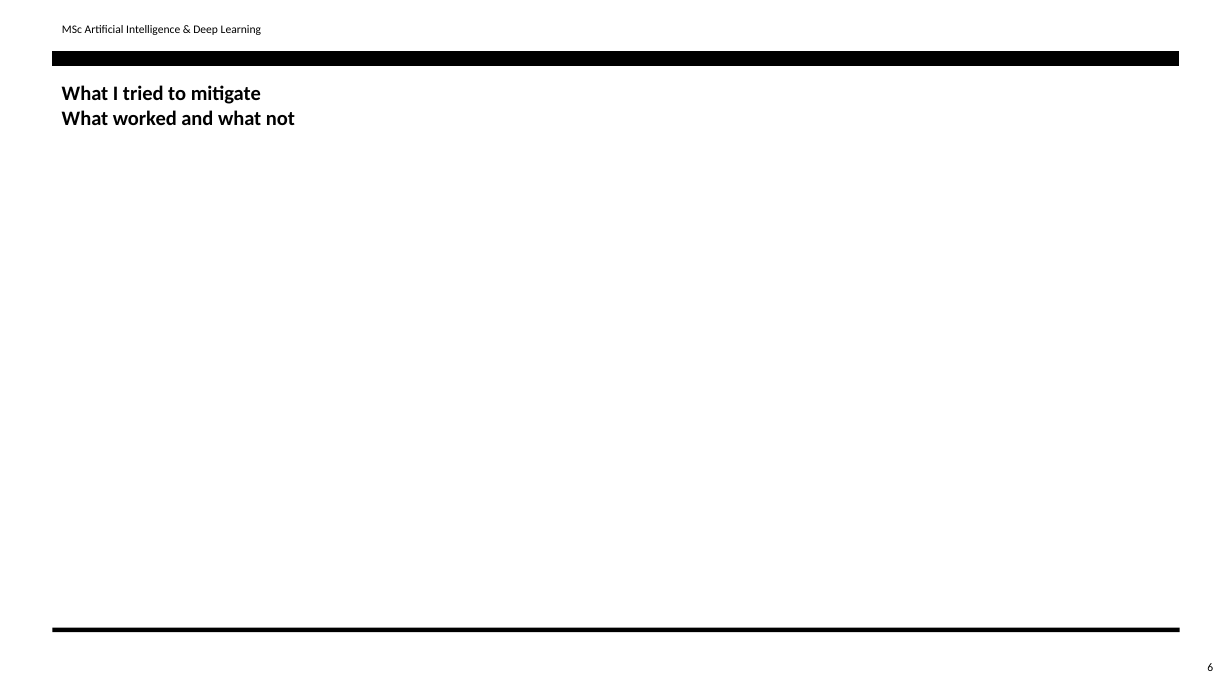
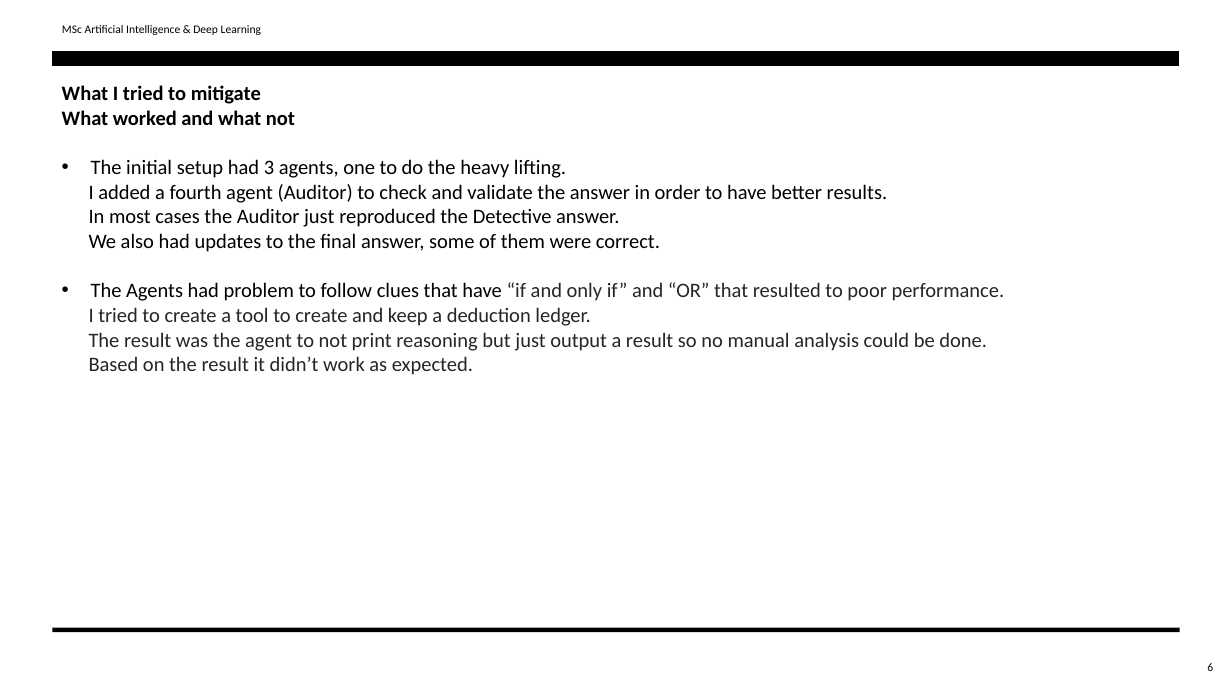
Before and after one commit to tcharos/Agentic-AI-Detective-Agency-using-Waldiez, a slide deck: slide 6 of Waldiez_finalPresentation.pptx. Drawn at 1232x693 pixels with LibreOffice and Linux fonts; fonts in the diff are those of the drawing. Boxes give left, top, right and bottom in pixels: in the first picture for what was removed or moved away, otherwise in the second. Text is boxed around its words. In the diff, an @@ line names an element or a change of style, - is before the commit and + after.

```diff
--- a/Waldiez_finalPresentation.pptx
+++ b/Waldiez_finalPresentation.pptx
@@ text at (89,159,1005,375): paragraphs added @@
+• The initial setup had 3 agents, one to do the heavy lifting.
+  I added a fourth agent (Auditor) to check and validate the answer in order to have better results.
+  In most cases the Auditor just reproduced the Detective answer.
+  We also had updates to the final answer, some of them were correct.
+• The Agents had problem to follow clues that have “if and only if” and “OR” that resulted to poor performance.
+  I tried to create a tool to create and keep a deduction ledger.
+  The result was the agent to not print reasoning but just output a result so no manual analysis could be done.
+  Based on the result it didn’t work as expected.
```
Also in this commit, not shown: 1 other slide changed.
